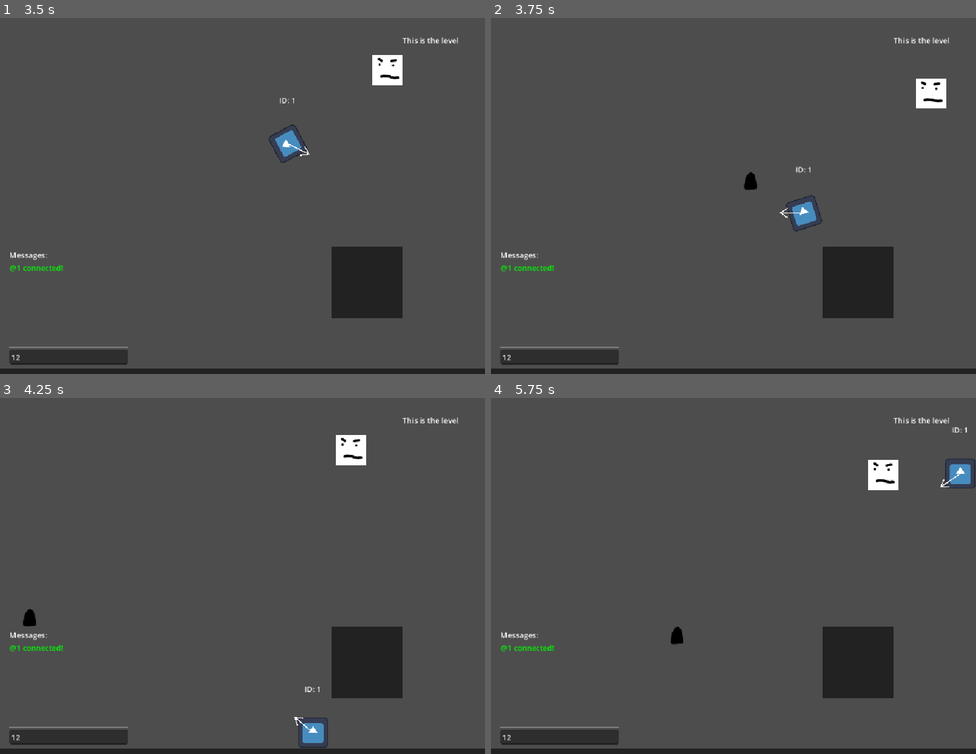
Above: before the commit, frames 1-4 (two rows, left to right).
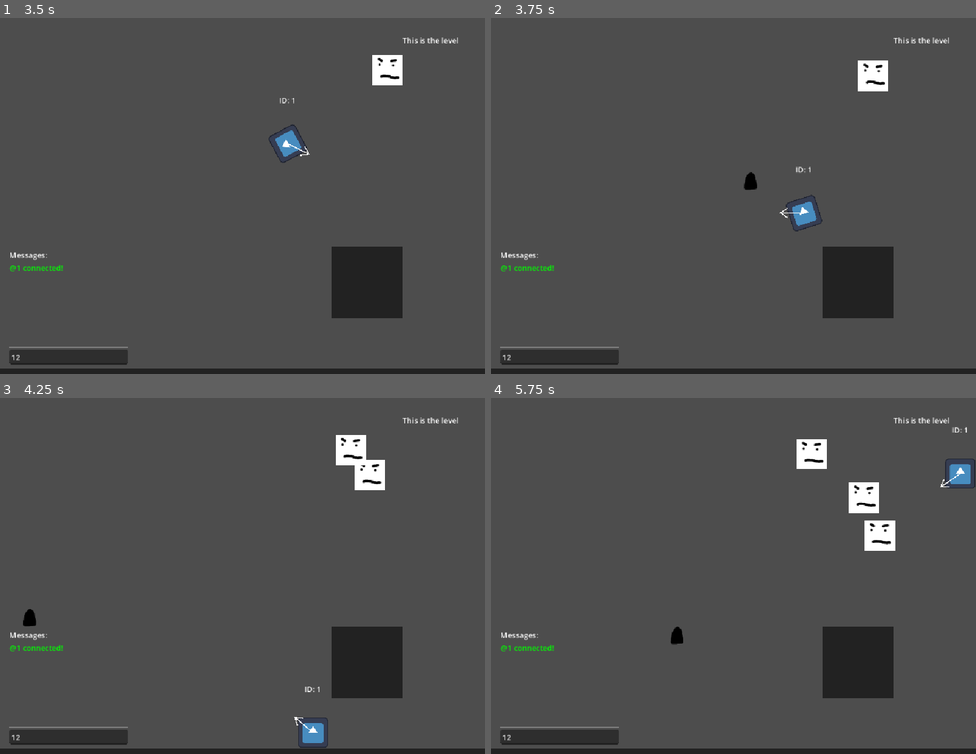
Above: after the commit, the same moments.

Repository: ssebs/multiplayer-poc-godot
Game: Godot game, scene res://scenes/game_main.tscn
The game is run twice, just before and just after one commit, with the same random seed, the same clock (stepped at 60 frames per second) and the same inputs. The engine's default icon, where the game draws it, is replaced by a stand-in: a white triangle on a blue panel in a dark square.
Inputs (mouse positions are in pixels of both pictures, inside the frame that each line leads up to):
- Up to frame 1 (3.5 s): click (67, 356) at 0.52 s; type "12" at 0.6 s; click "Host Game" at 1.25 s; click "Start Game" at 2 s; tap Enter at 2.75 s; move the mouse to (349, 174) at 2.77 s; hold D (move_right) from 2.78 s (still down); tap R (rotate) at 2.85 s
- Up to frame 2 (3.75 s): move the mouse to (636, 210) at 3.52 s; release D (move_right) at 3.53 s; hold S (move_down) from 3.53 s (still down); tap Space (shoot) at 3.6 s
- Up to frame 3 (4.25 s): keep holding S (move_down)
- Up to frame 4 (5.75 s): move the mouse to (782, 490) at 4.27 s; release S (move_down) at 4.28 s; hold D (move_right) 4.28-5.03 s; tap R (rotate) at 4.35 s; move the mouse to (709, 643) at 5.02 s; hold W (move_up) from 5.03 s (still down); tap Space (shoot) at 5.1 s

Frame 1 is identical in both runs. In frame 2, 1.1% of the frame differs, in the area x 75-94%, y 11-26%; in frame 3, 0.5%; in frame 4, 2.0%, in the area x 63-84%, y 11-43%.

Commit message:
Add Enemy with dmg

Diff:
--- a/scenes/enemy.tscn
+++ b/scenes/enemy.tscn
@@ -13,7 +13,7 @@
 
 [node name="Enemy" type="Area2D" groups=["enemies"]]
 collision_layer = 3
-collision_mask = 2
+collision_mask = 3
 script = ExtResource("1_md0e3")
 metadata/_edit_horizontal_guides_ = [-72.0]
 
--- a/scripts/enemy.gd
+++ b/scripts/enemy.gd
@@ -1,31 +1,44 @@
 class_name Enemy extends Area2D
 
-# TODO: find closes player & move twd them
-# on hit, do player dmg
 @onready var nav_timer: Timer = %NavTimer
 
 var move_target: Vector2 = Vector2.ZERO
-var speed = 1
+var speed = 100
 
 func _ready():
-    nav_timer.timeout.connect(nav_to_nearest_player)
-    nav_timer.start()
+    # Only run enemy logic on server
+    if multiplayer.is_server():
+        body_entered.connect(on_body_entered)
+        nav_timer.timeout.connect(nav_to_nearest_player)
+        nav_timer.start()
+#region navigation
+func _physics_process(delta):
+    if !multiplayer.is_server():
+        return
+
+    if move_target != Vector2.ZERO:
+        var direction = (move_target - global_position).normalized()
+        global_position += direction * speed * delta
 
 func nav_to_nearest_player():
     var closest_player = _get_closest_player_or_null()
     if closest_player == null:
         printerr("Can't nav to closest player since they're null")
+        queue_free()
         return
     move_target = closest_player.global_position
+#endregion
 
 func die():
     print("owie")
     queue_free()
 
-func _physics_process(delta):
-    if move_target != Vector2.ZERO:
-        print("move_target: %s" % move_target)
-        global_position += move_target * speed * delta
+func on_body_entered(body: Node2D):
+    if body.is_in_group("players"):
+        body = body as NetworkedPlayer
+        print("Hitting player %s" % body.name)
+        if multiplayer.is_server():
+            body.die.rpc()
 
 
 func _get_closest_player_or_null() -> NetworkedPlayer:
--- a/scripts/game_main.gd
+++ b/scripts/game_main.gd
@@ -57,4 +57,6 @@
 
     multiplayer_manager.spawn_players()
 
-    multiplayer_manager.enemy_spawn_timer.start()
+    # Only server should start enemy spawning
+    if multiplayer.is_server():
+        multiplayer_manager.enemy_spawn_timer.start()
--- a/scripts/multiplayer_manager.gd
+++ b/scripts/multiplayer_manager.gd
@@ -15,11 +15,14 @@
 var players_spawn_node: Node2D
 var enemies_spawn_node: Node2D
 var lobby_players: Array[int] = []
+var enemy_counter: int = 0
 
 const SPAWN_SPACING := 10.0
 
 func _ready():
-    enemy_spawn_timer.timeout.connect(spawn_enemies)
+    # Only server spawns enemies
+    if multiplayer.is_server():
+        enemy_spawn_timer.timeout.connect(spawn_enemies)
 
 #region externally callable funcs
 func start_server():
@@ -69,8 +72,10 @@
     print("Spawning enemy")
     const ENEMY_WIDTH = 68.0
     var enemy_to_add = enemy_scene.instantiate() as Enemy
+    enemy_to_add.name = "Enemy_%s" % enemy_counter
+    enemy_counter += 1
     enemies_spawn_node.add_child(enemy_to_add, true)
-    enemy_to_add.position.x -= enemies_spawn_node.get_child_count()  * (ENEMY_WIDTH + SPAWN_SPACING)
+    enemy_to_add.position.x -= enemies_spawn_node.get_child_count() * (ENEMY_WIDTH + SPAWN_SPACING)
 
 func _on_peer_connected(id: int):
     print("Player %s connected" % id)
--- a/scripts/networked_player.gd
+++ b/scripts/networked_player.gd
@@ -28,6 +28,12 @@
     var direction = (to_local(mouse_position)).angle()
     %Arrow.rotation = direction
 
+@rpc("call_local")
+func die():
+    print("Die called")
+    # TODO: respawn
+    queue_free()
+
 # Server must call this from input_synchronizer
 @rpc("call_local")
 func shoot_bullet(mouse_position: Vector2):
Not shown, changed: TODO.md
